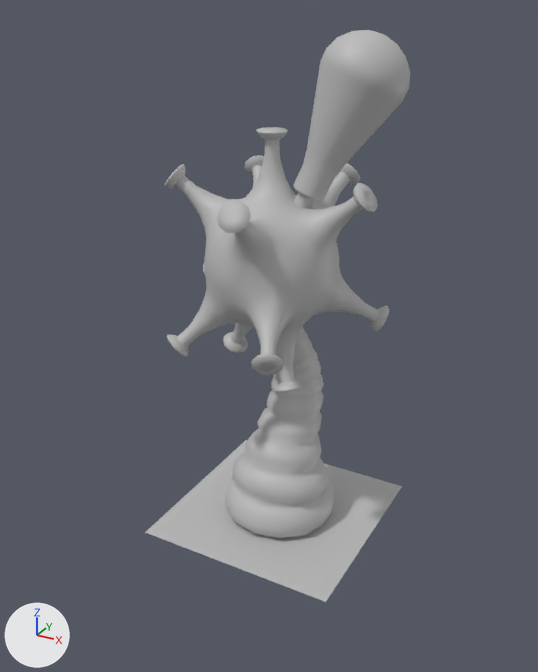
A saved change to the FBX model Assets/Models/Components/N. Attivatore/Lampadina/N_AttivatoreLampadina_low.fbx.
Before and after are seen from a 50 mm camera at (1.51, -2.87, 2.41) aimed at (-0.02, -0.08, 1.02). Every picture has the same lights, and +X, +Y and +Z are marked at lower left. Where no turn or scale is listed for an object, it has been applied to the vertices. Vertices at the same position are counted once.

The first picture shows 'Lampadina_low', 'Neurone_low'.
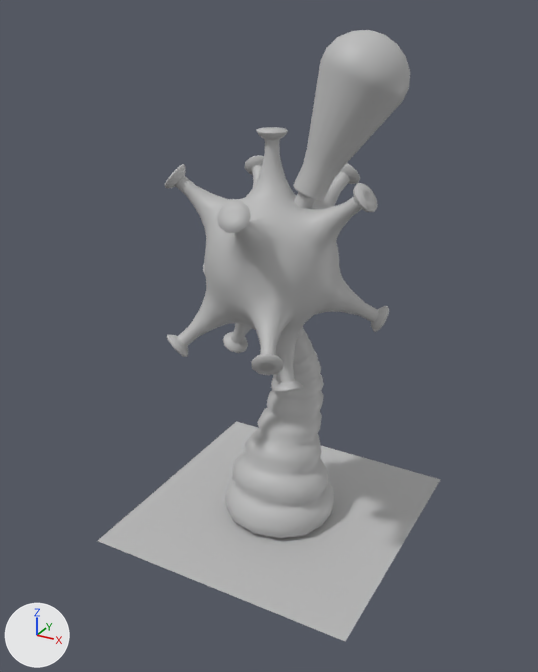
The newer file is also rescaled (x1.5) as a whole; pictures and numbers use the older file's frame.

Boxes (x1, y1, x2, y2) around the edits, measured in the pictures (538 x 672 px):
'Base_Neurone_low', added
    after: (98, 421, 440, 641)
part 1 of me_mesh, deleted
    before: (145, 440, 402, 602)

The change in detail:
me_mesh has 2752 vertices, 2835 faces and spans x -0.51..0.5, y -0.59..0.5, z 0.0..1.96.
me_mesh is used by ob_neurone_low; location (0.0, 0.0, 0.0).
me_mesh no longer uses material mat_lambert1 (grey #bcbcbc).
me_mesh part 1: the loose piece of 4 vertices spanning x -0.5..0.5, y -0.5..0.5, z 0.0 is deleted.
me_mesh now uses material mat_lambert5 (grey #bcbcbc).
Mesh me_mesh_1 is new.
It has 57 vertices, 4 faces and spans x -0.667..0.667, y -0.667..0.667, z 0.0.
It uses material mat_lambert1 (grey #bcbcbc).
Object 'Base_Neurone_low' (ob_base_neurone_low) is new; it shows me_mesh_1.
Its location is (0.0, 0.0, 0.0).
